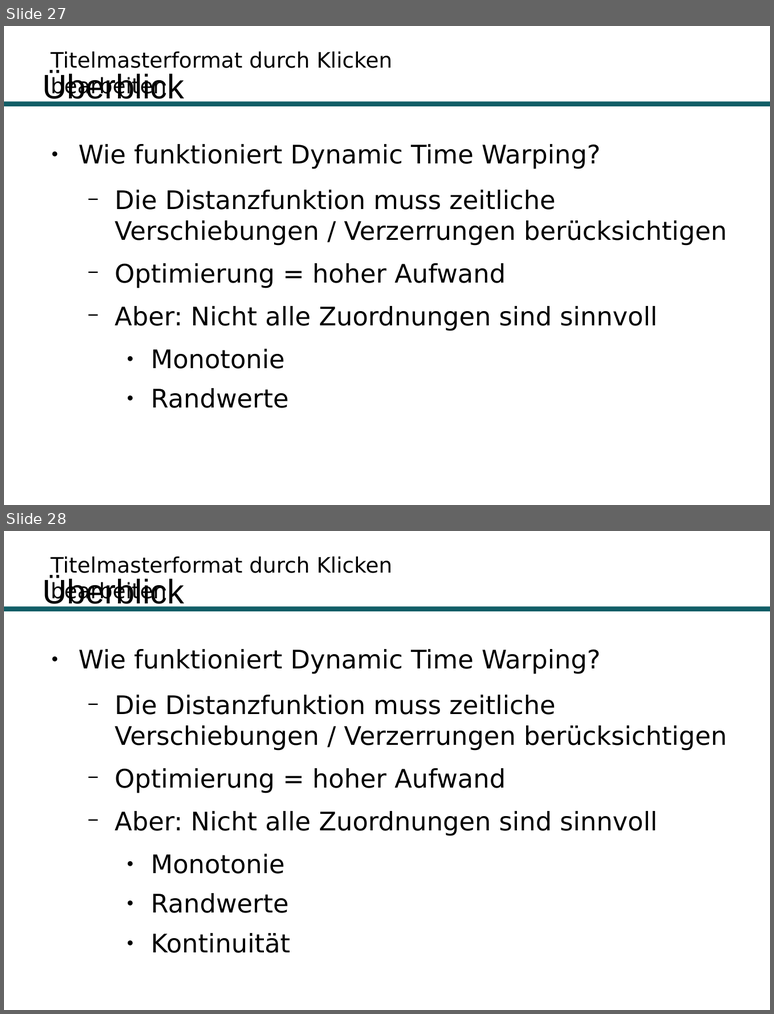
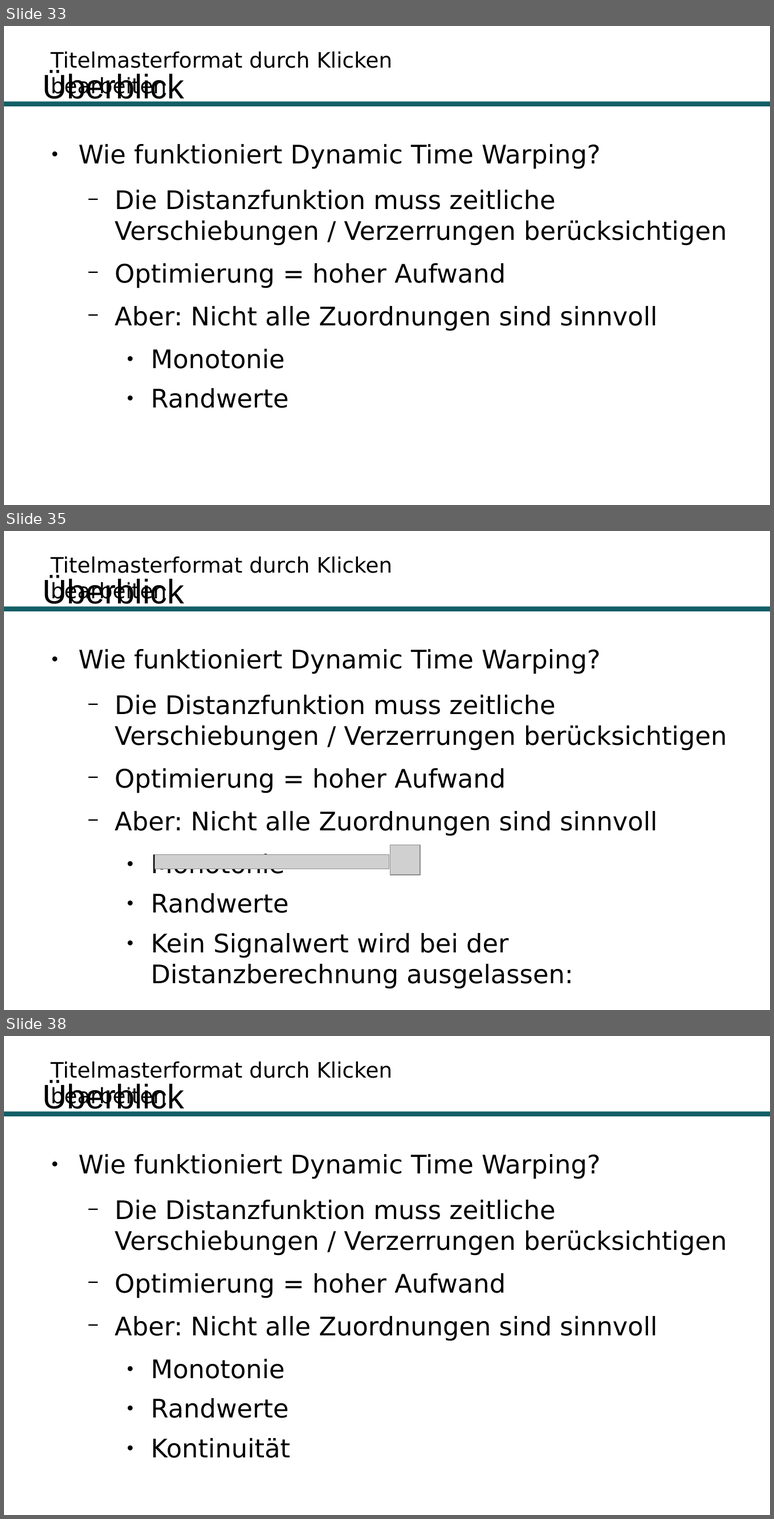
Before and after one commit to Hirnschwamm/DTW, a slide deck: Präsentation.odp. Shown one above the other, each under a label of ours: slides 27 and 28 before the commit, slides 33, 35 and 38 after it; the slides between them are not shown. The pictures are 774x1014 and 774x1519 pixels, drawn with LibreOffice and Linux fonts; fonts in the diff are those of the drawing; grey boxes stand for pictures; background and template pictures are left out. Boxes give left, top, right and bottom in pixels: in the first picture for what was removed or moved away, otherwise in the second. Text is boxed around its words. In the diff, an @@ line names an element or a change of style, - is before the commit and + after.

```diff
--- a/Präsentation.odp
+++ b/Präsentation.odp
@@ slide 35 added at bbox=[4, 531, 770, 1010], background #FFFFFF; not listed: 2 template elements that a slide beside it also shows @@
@@ title added at bbox=[42, 576, 184, 610], 32 pt, text #000000 @@
+Überblick
@@ text added at bbox=[79, 649, 727, 958], 24 pt, text #000000 @@
+● Wie funktioniert Dynamic Time Warping?
+  − Die Distanzfunktion muss zeitliche Verschiebungen / Verzerrungen berücksichtigen
+  − Optimierung = hoher Aufwand
+  − Aber: Nicht alle Zuordnungen sind sinnvoll
+    ● Monotonie
+    ● Randwerte
+    ● Kein Signalwert wird bei der Distanzberechnung ausgelassen:
@@ picture added at bbox=[155, 854, 389, 869] @@
@@ picture added at bbox=[390, 845, 420, 874] @@
@@ what was slide 27 is now slide 33 @@
@@ what was slide 28 is now slide 38 @@
```
Also in this commit, not shown: 1 slide changed, 10 other slides added.
